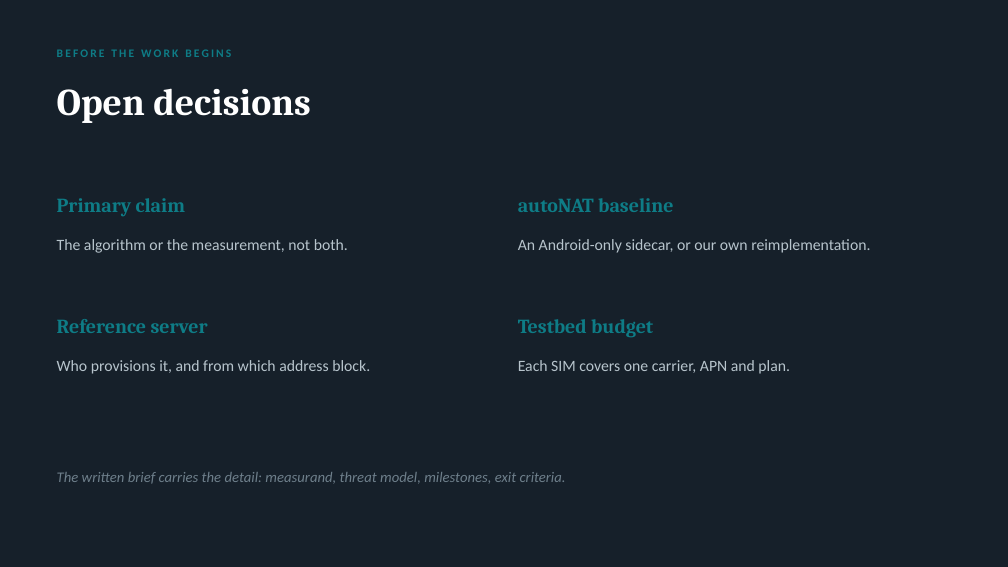
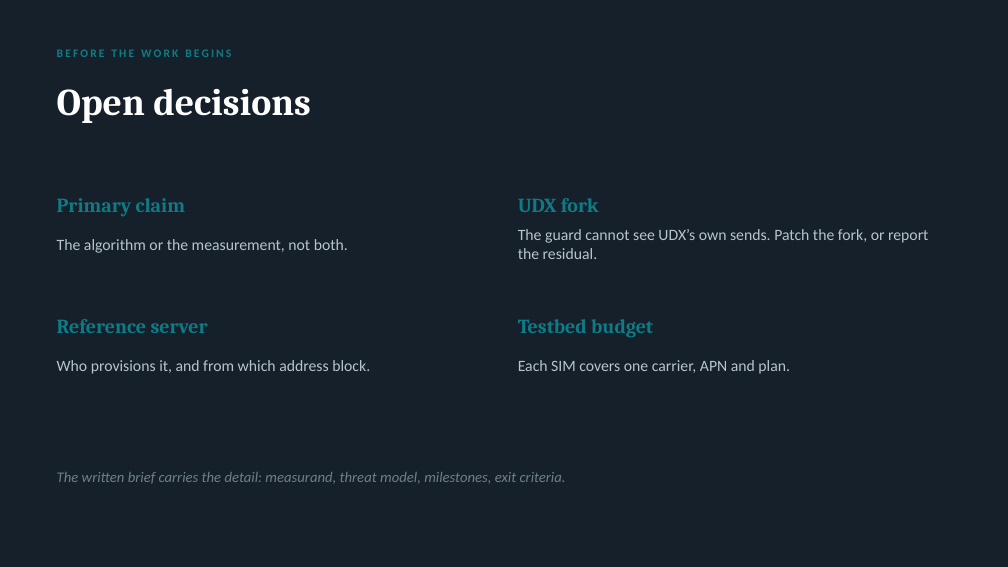
Before and after one commit to danbachar/grassroots-networking, a slide deck: slide 10 of docs/student-projects/grassroots-nat-project.pptx. Drawn at 1008x567 pixels with LibreOffice and Linux fonts; fonts in the diff are those of the drawing. Boxes give left, top, right and bottom in pixels: in the first picture for what was removed or moved away, otherwise in the second. Text is boxed around its words. In the diff, an @@ line names an element or a change of style, - is before the commit and + after.

```diff
--- a/docs/student-projects/grassroots-nat-project.pptx
+++ b/docs/student-projects/grassroots-nat-project.pptx
@@ text at (518, 198, 599, 212): text changed @@
-autoNAT baseline
+UDX fork
@@ text at (518, 229, 928, 259): text changed @@
-An Android-only sidecar, or our own reimplementation.
+The guard cannot see UDX’s own sends. Patch the fork, or report the residual.
```
Also in this commit, not shown: 1 other slide changed, 3 other files.
